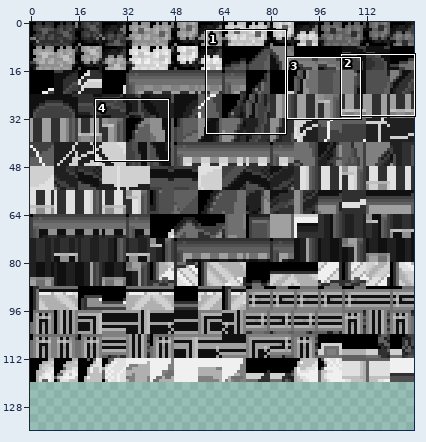
File history of a sprite sheet, data/tilesets/secondary/sanctuary/tiles.png. The first picture is a wide view before the edit; the outline marks the close-up.
Close-up. Before the commit:
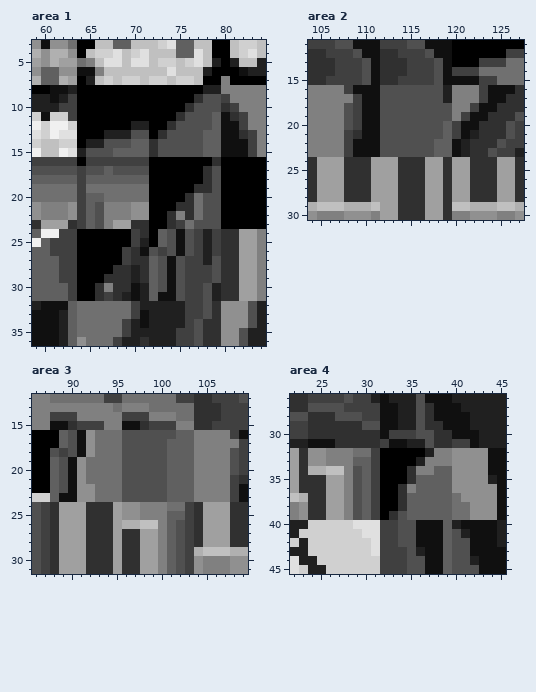
The file is 128x120 pixels. Shown: area 1: x 59..84, y 3..36; area 2: x 104..127, y 11..30; area 3: x 86..109, y 12..31; area 4: x 22..45, y 26..45. The old version is drawn lined up with the new one, on the new canvas. The commit also changed other parts of the picture, which this record leaves out.
After:
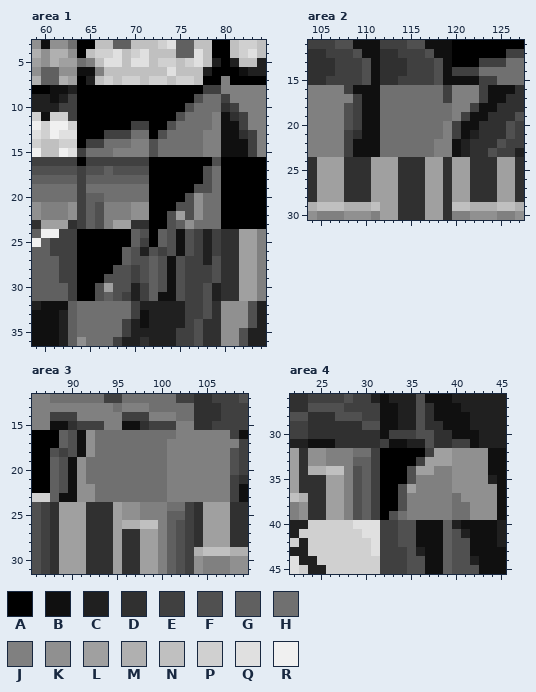
Palette (. is transparent): A #000000  B #101010  C #202020  D #303030  E #404040  F #505050  G #606060  H #707070  J #808080  K #909090  L #a0a0a0  M #b0b0b0  N #c0c0c0  P #d0d0d0  Q #e0e0e0  R #f0f0f0
Changes in this commit:
canvas 128x120 -> 128x136
--- area 1
@@ x 59..84 @@
  7 MGGMLACNPNPPNPPNPPNAAJAAAA
- 8 AABBCAAAAAAAAAAAAAACCJJJJJ
- 9 CCBCEAAAAAAAAAAAAADFFEJJJJ
-10 CCCEEAAAAAAAAAAAADFFFDEJJJ
-11 PBPPEAAAAAAAAAAADFFFGBDEJJ
-12 RPRRPAAAAAACCAADFFFFGBBEJJ
-13 QPRQQAAACCCFFADFFFFGGBBDEJ
-14 PNNPPACCFFFGGDFFFFFGGBBBEJ
-15 RNNRQCFFFGGGGDFFFFFGGBBBEJ
-16 EEEEEAEEEEEEEAAAAAAADAAAAA
-17 FFFFFEFFGFFFFAAAAAADFAAAAA
-18 GGGGGEGGGGGGGAAAAAADFAAAAA
-19 HHHHHEHHHHHHHAAAAADDFAAAAA
-20 HHHHHEGGHHHHHAAAADHFFAAAAA
-21 KJJJKEGFJJJKKAAADDHFFAAAAA
-22 KJJJKEGFJJJKKAADJDHFFAAAAA
-23 DLLLDEGFJLLDDAADEHFFFAAAAA
-24 GRREEAAAAAAEDAGFBFECEDDLLJ
-25 RGEEEAAAAAAECAGFBFECEDDLLJ
-26 GGEEEAAAAAEDBFEFBFECEDDLLJ
-27 GGGEEAAAAAEDDGFBFEECFDDLLJ
-28 GGGEEAAAADDCDGFBFEEEFDDLLJ
-29 GGGEEAAADDDCDGFBFEEEFDDLLJ
-30 GGGGEAADJDDBCGFBFEEFCDDLLJ
-31 GGGGEAADEDCBCGBBFEEFCDDLLJ
+ 8 AABBCAAAAAAAAAAAAAAEEJJJJJ
+ 9 CCBCEAAAAAAAAAAAAAFHHEJJJJ
+10 CCCEEAAAAAAAAAAAAFHHHDEJJJ
+11 PBPPEAAAAAAAAAAAFHHHJBDEJJ
+12 RPRRPAAAAAAEEAAFHHHHJBBEJJ
+13 QPRQQAAAEEEHHAFHHHHJJBBDEJ
+14 PNNPPAEEHHHJJFHHHHHJJBBBEJ
+15 RNNRQEHHHJJJJFHHHHHJJBBBEJ
+16 EEEEEAEEEEEEEAAAAAAAFAAAAA
+17 FFFFFEFFGFFFFAAAAAAFHAAAAA
+18 GGGGGEGGGGGGGAAAAAAFHAAAAA
+19 HHHHHEHHHHHHHAAAAAFFHAAAAA
+20 HHHHHEGGHHHHHAAAAFKHHAAAAA
+21 KJJJKEGFJJJKKAAAFFKHHAAAAA
+22 KJJJKEGFJJJKKAAFLFKHHAAAAA
+23 DLLLDEGFJLLDDAAFGKHHHAAAAA
+24 GRREEAAAAAAGFAGFBFECEDDLLJ
+25 RGEEEAAAAAAGEAGFBFECEDDLLJ
+26 GGEEEAAAAAGFCFEFBFECEDDLLJ
+27 GGGEEAAAAAGFFGFBFEECFDDLLJ
+28 GGGEEAAAAFFEFGFBFEEEFDDLLJ
+29 GGGEEAAAFFFEFGFBFEEEFDDLLJ
+30 GGGGEAAFLFFCEGFBFEEFCDDLLJ
+31 GGGGEAAFGFECEGBBFEEFCDDLLJ
 32 CBBBGHHHHHHECCCCCEEFDKKKFC
--- area 2
@@ x 110..121 @@
 15 FBDDEEEEFBBB
-16 BBFFFFFFFCJJ
-17 BBFFFFFFFCJJ
-18 BBFFFFFFFFJJ
-19 BBFFFFFFFFJE
-20 BBFFFFFFFGEB
-21 BBFFFFFFFGEB
-22 BBFFFFFFGGBC
-23 BBFFFFFFGGBC
+16 BBHHHHHHHEJJ
+17 BBHHHHHHHEJJ
+18 BBHHHHHHHHJJ
+19 BBHHHHHHHHJE
+20 BBHHHHHHHJEB
+21 BBHHHHHHHJEB
+22 BBHHHHHHJJBC
+23 BBHHHHHHJJBC
 24 DLLLDDDLLDLL
--- area 3
@@ x 94..105 @@
 15 JJBBDEEEJJDD
-16 HHFFFFFFGGJJ
-17 HHFFFFFGGGJJ
-18 HHFFFFFGGGJJ
-19 HHFFFFFGGGJJ
-20 HHFFFFFGGGJJ
-21 HHFFFFFGGGJJ
-22 HHFFFFFGGGJJ
-23 HHFFFFFGGGJJ
+16 HHHHHHHHJJJJ
+17 HHHHHHHJJJJJ
+18 HHHHHHHJJJJJ
+19 HHHHHHHJJJJJ
+20 HHHHHHHJJJJJ
+21 HHHHHHHJJJJJ
+22 HHHHHHHJJJJJ
+23 HHHHHHHJJJJJ
 24 DLKKJJJHHEDL
--- area 4
@@ x 31..41 @@
 31 DEBBCCFDDEE
-32 EAAAAACJJKK
-33 EAAAACJJJKK
-34 EAAADJJGGKK
-35 EAAADGGGGKK
-36 EAADJGGGGKK
-37 EAADGGGGGHK
-38 EAADGGGGGHH
-39 EADFGGGGGHH
+32 EAAAAAELLKK
+33 EAAAAELLLKK
+34 EAAAFLLJJKK
+35 EAAAFJJJJKK
+36 EAAFLJJJJKK
+37 EAAFJJJJJHK
+38 EAAFJJJJJHH
+39 EAFHJJJJJHH
 40 QEEFFBBBGCB
